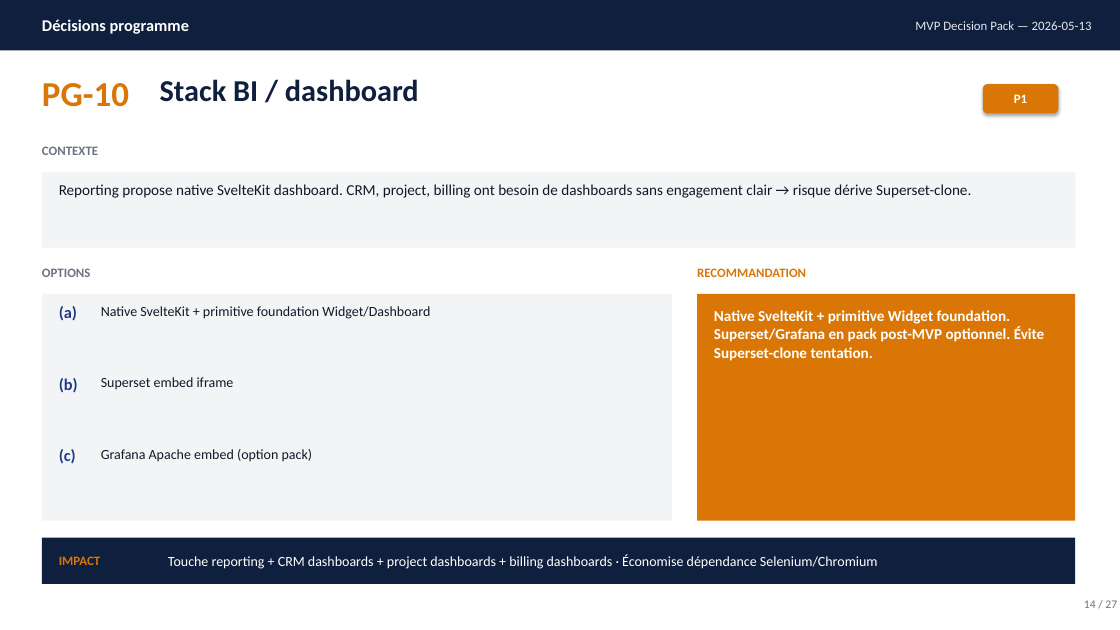
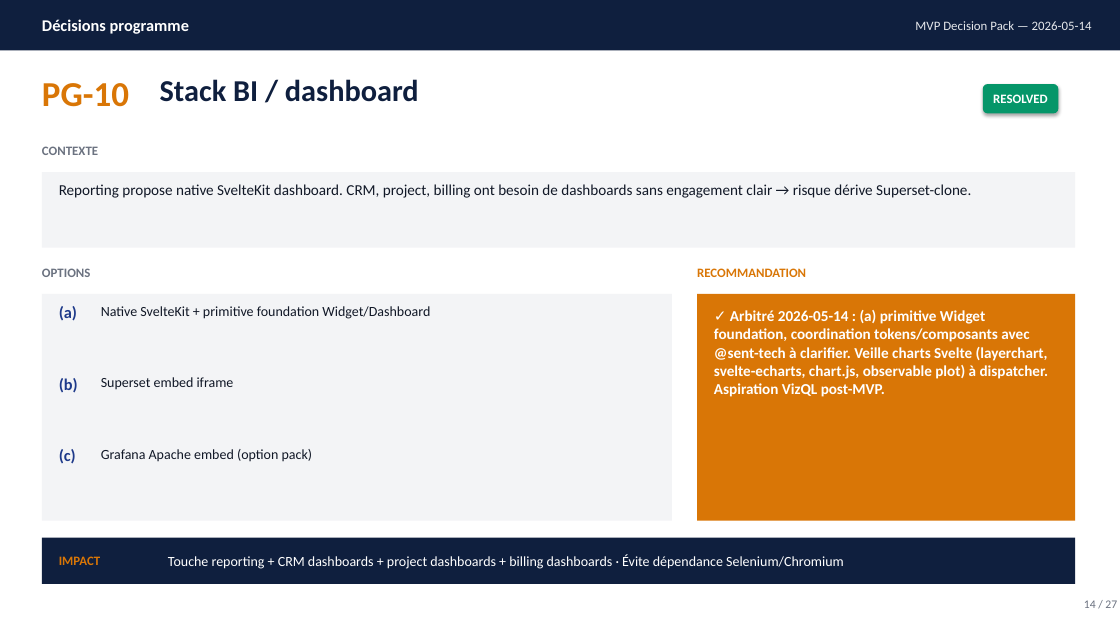
Before and after one commit to rhanka/openerp, a slide deck: slide 14 of docs/study/10-mvp-specs/decision-pack.pptx. Drawn at 1120x630 pixels with LibreOffice and Linux fonts; fonts in the diff are those of the drawing. Boxes give left, top, right and bottom in pixels: in the first picture for what was removed or moved away, otherwise in the second. Text is boxed around its words. In the diff, an @@ line names an element or a change of style, - is before the commit and + after.

Commit message:
Engrave MVP decisions arbitrated 2026-05-14 across 6 specs and decision-pack

```diff
--- a/docs/study/10-mvp-specs/decision-pack.pptx
+++ b/docs/study/10-mvp-specs/decision-pack.pptx
@@ text at [915, 21, 1092, 30]: text changed @@
-MVP Decision Pack — 2026-05-13
+MVP Decision Pack — 2026-05-14
@@ rounded rectangle "RESOLVED" at [983, 84, 1059, 113]: fill #D97606 to #059669 @@
@@ text in rounded rectangle at [993, 94, 1048, 103]: text changed @@
-P1
+RESOLVED
@@ text at [714, 310, 1048, 397]: text changed @@
-Native SvelteKit + primitive Widget foundation. Superset/Grafana en pack post-MVP optionnel. Évite Superset-clone tentation.
+✓ Arbitré 2026-05-14 : (a) primitive Widget foundation, coordination tokens/composants avec @sent-tech à clarifier. Veille charts Svelte (layerchart, svelte-echarts, chart.js, observable plot) à dispatcher. Aspiration VizQL post-MVP.
@@ text at [168, 554, 844, 569]: text changed @@
-Touche reporting + CRM dashboards + project dashboards + billing dashboards · Économise dépendance Selenium/Chromium
+Touche reporting + CRM dashboards + project dashboards + billing dashboards · Évite dépendance Selenium/Chromium
```
Also in this commit, not shown: 25 other slides changed, 8 other files.
